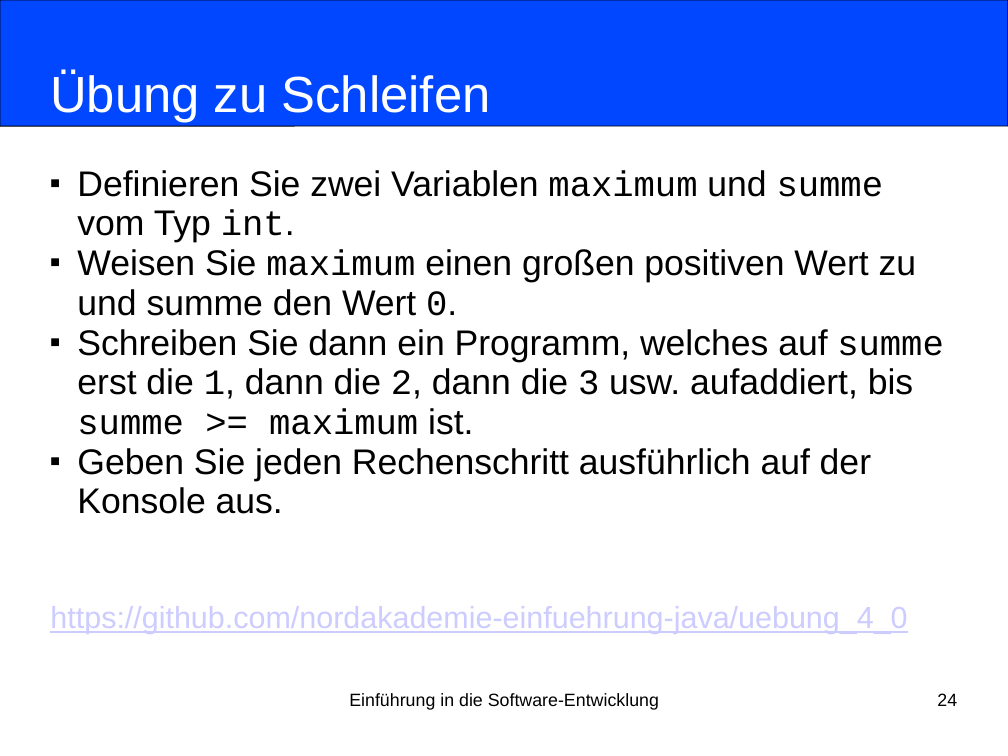
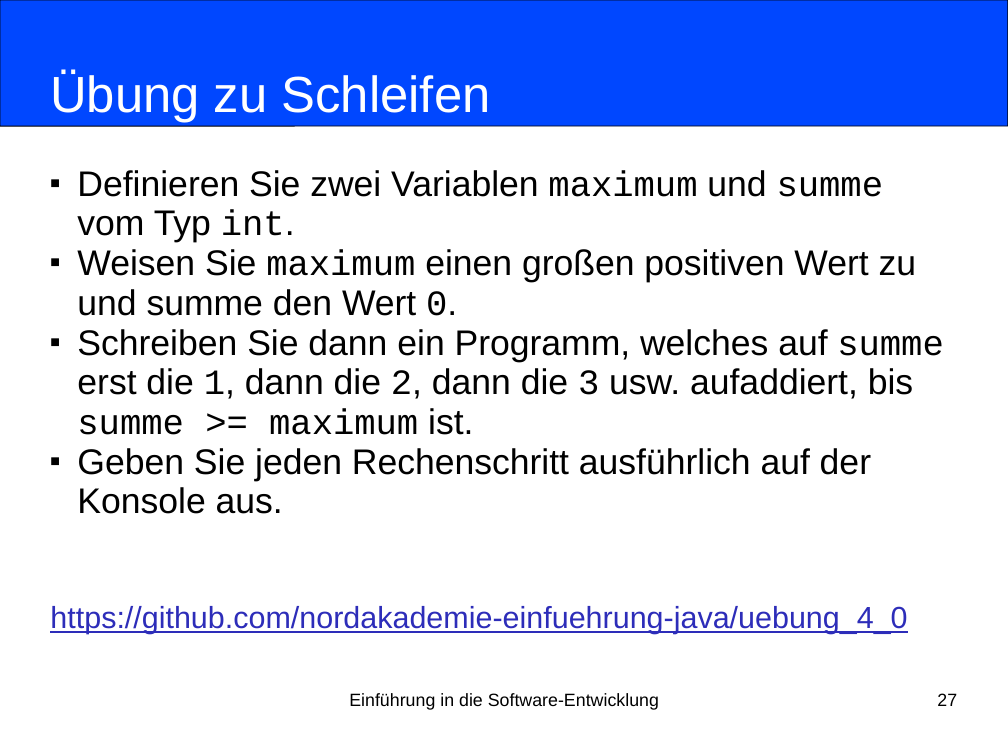
Before and after one commit to nordakademie-einfuehrung-java/vorlesungsskript, a slide deck: slide 27 of folien/Semester_03_Termin_04_Kapitel04.pptx (slide 24 before the commit). Drawn at 1008x756 pixels with LibreOffice and Linux fonts; fonts in the diff are those of the drawing. Boxes give left, top, right and bottom in pixels: in the first picture for what was removed or moved away, otherwise in the second. Text is boxed around its words. In the diff, an @@ line names an element or a change of style, - is before the commit and + after.

Commit message:
github uebungen hinzugefuegt

```diff
--- a/folien/Semester_03_Termin_04_Kapitel04.pptx
+++ b/folien/Semester_03_Termin_04_Kapitel04.pptx
@@ subtitle at (50,606,907,634): text colour #CCCCFF to #2D2DB9 in "https://github.com/nordakademie-einfuehrung-java/uebung_4_0" @@
@@ page number at (937,693,957,706): text changed @@
-24
+27
```
Also in this commit, not shown: 2 other slides changed, 3 slides added.
